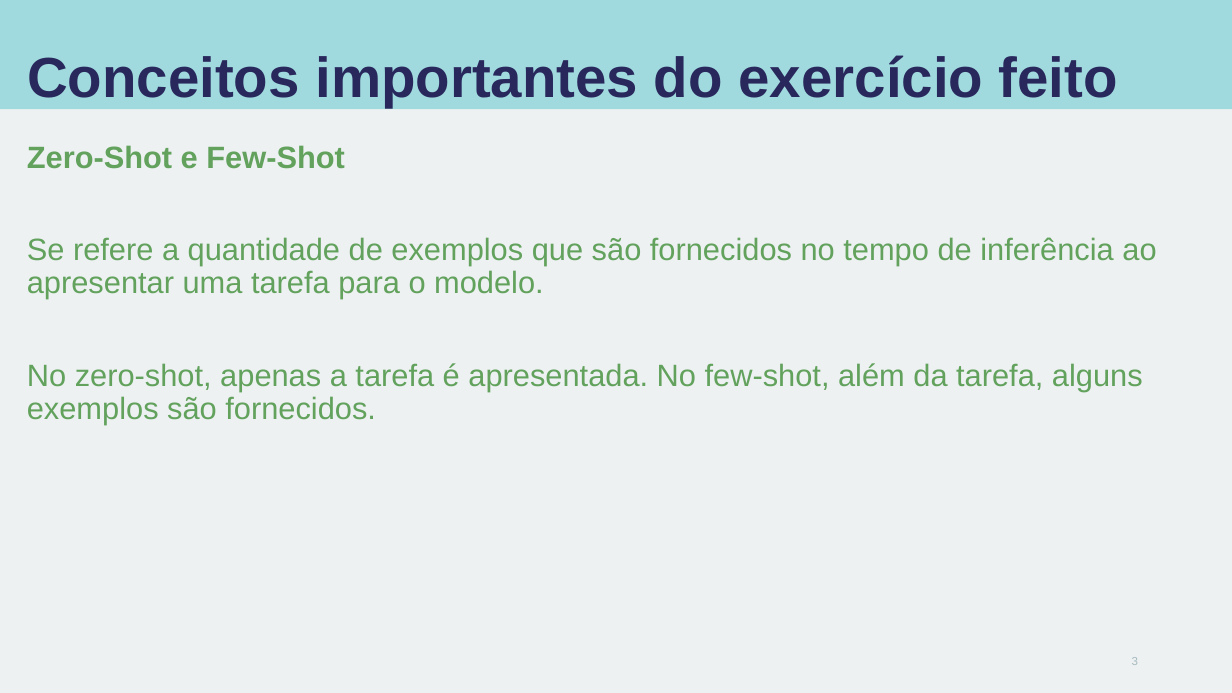
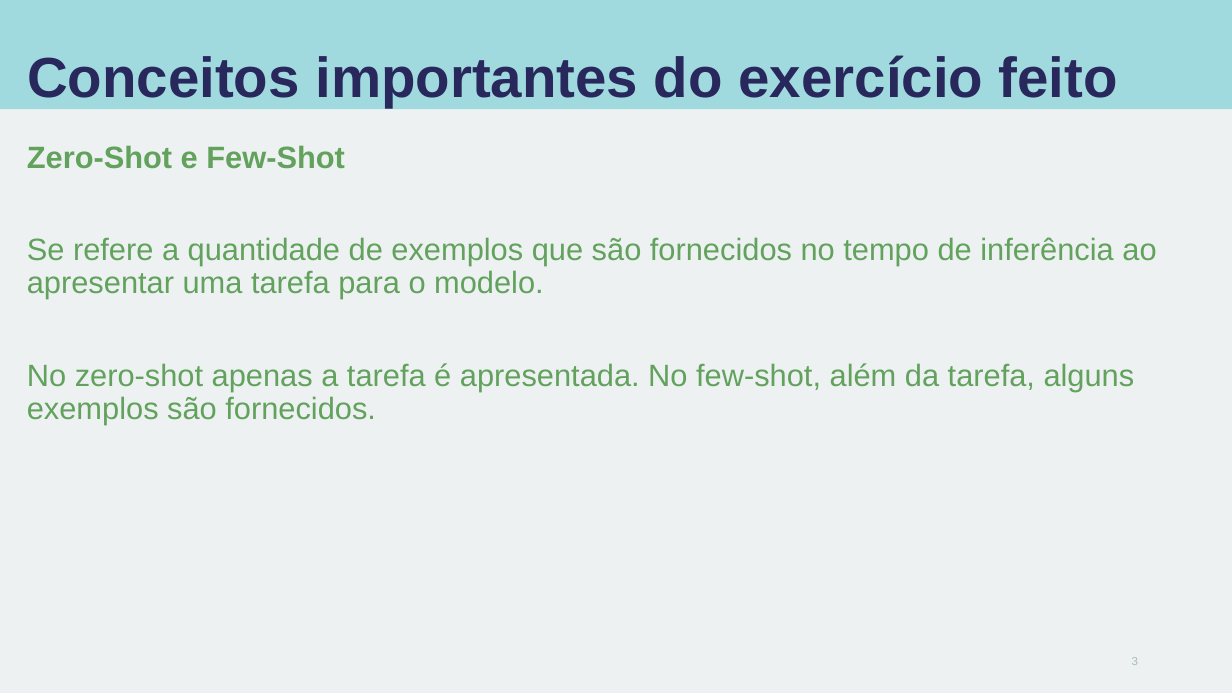
Before and after one commit to carisio/IA368-DD_deep_learning_busca, a slide deck: slide 3 of 3 - few-shot/notebook/apresentacao_notebook_classificacao_resenhas.pptx. Drawn at 1232x693 pixels with LibreOffice and Linux fonts; fonts in the diff are those of the drawing. Boxes give left, top, right and bottom in pixels: in the first picture for what was removed or moved away, otherwise in the second. Text is boxed around its words. In the diff, an @@ line names an element or a change of style, - is before the commit and + after.

```diff
--- a/3 - few-shot/notebook/apresentacao_notebook_classificacao_resenhas.pptx
+++ b/3 - few-shot/notebook/apresentacao_notebook_classificacao_resenhas.pptx
@@ text at (27,363,1135,424): text changed @@
-No zero-shot, apenas a tarefa é apresentada. No few-shot, além da tarefa, alguns exemplos são fornecidos.
+No zero-shot apenas a tarefa é apresentada. No few-shot, além da tarefa, alguns exemplos são fornecidos.
```
Also in this commit, not shown: 3 other slides changed, 3 other files.
